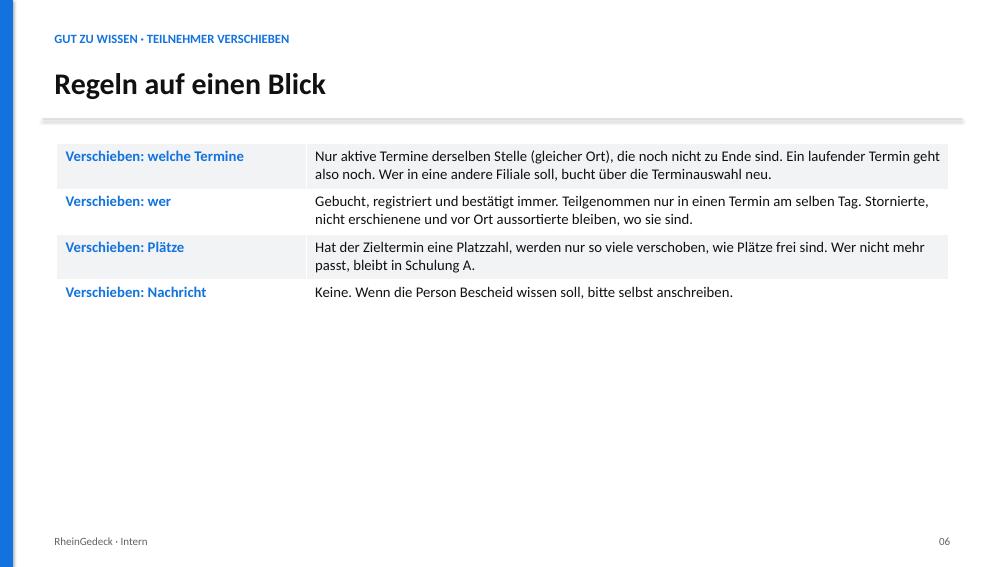
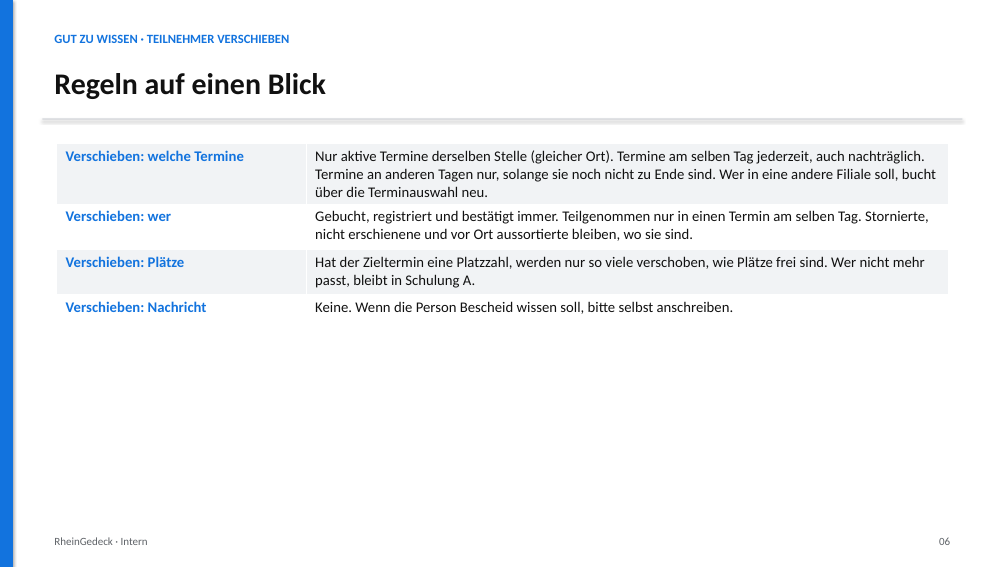
Before and after one commit to martin3r-me/platforms-recruiting, a slide deck: slide 6 of docs/anleitungen/folien/2026-10-08-schulungstermine-umplanen.pptx. Drawn at 1008x567 pixels with LibreOffice and Linux fonts; fonts in the diff are those of the drawing. Boxes give left, top, right and bottom in pixels: in the first picture for what was removed or moved away, otherwise in the second. Text is boxed around its words. In the diff, an @@ line names an element or a change of style, - is before the commit and + after.

```diff
--- a/docs/anleitungen/folien/2026-10-08-schulungstermine-umplanen.pptx
+++ b/docs/anleitungen/folien/2026-10-08-schulungstermine-umplanen.pptx
@@ table at <box>57,144,949,325</box> @@
-row 1, column 2: Nur aktive Termine derselben Stelle (gleicher Ort), die noch nicht zu Ende sind. Ein laufender Termin geht also noch. Wer in eine andere Filiale soll, bucht über die Terminauswahl neu.
+row 1, column 2: Nur aktive Termine derselben Stelle (gleicher Ort). Termine am selben Tag jederzeit, auch nachträglich. Termine an anderen Tagen nur, solange sie noch nicht zu Ende sind. Wer in eine andere Filiale soll, bucht über die Terminauswahl neu.
```
Also in this commit, not shown: 2 other slides changed, 2 other files.
